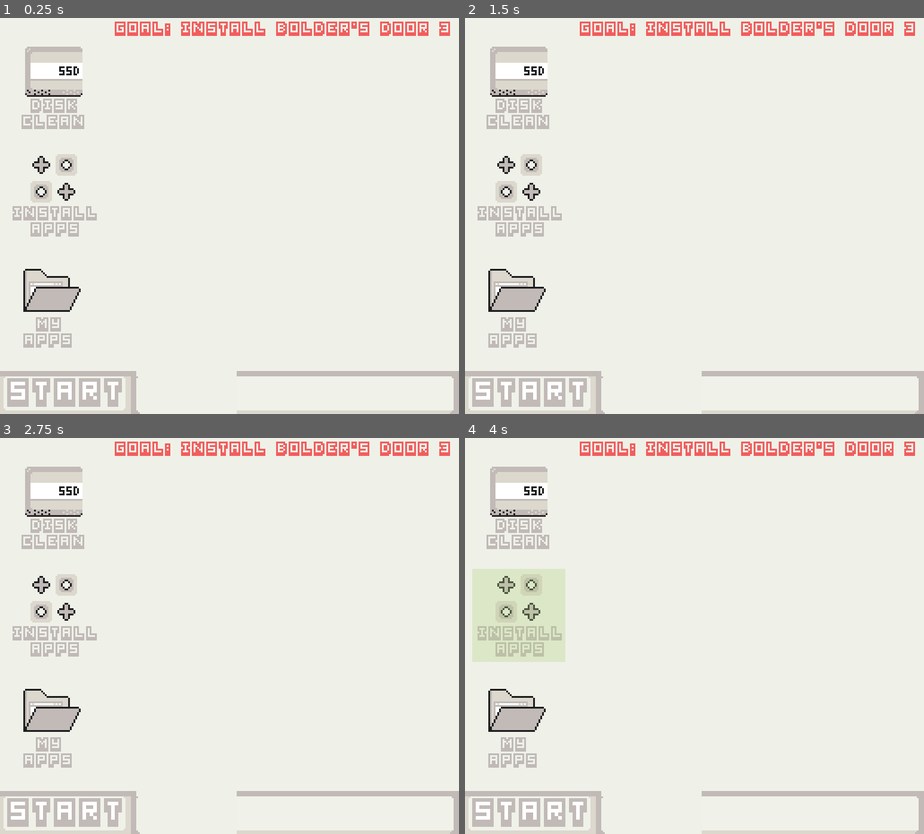
Above: before the commit, frames 1-4 (two rows, left to right).
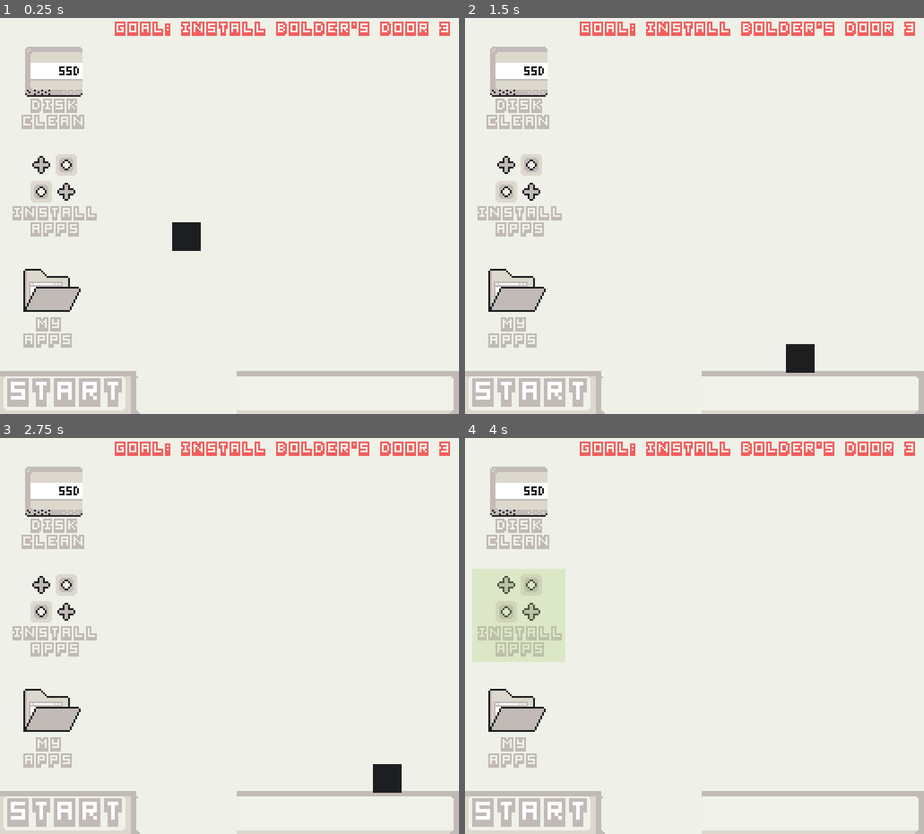
Above: after the commit, the same moments.

Repository: ConradoClark/solid-state-dive
Game: Godot game, scene res://scenes/computer_os/game_os.tscn
The game is run twice, just before and just after one commit, with the same random seed, the same clock (stepped at 60 frames per second) and the same inputs.
Inputs (mouse positions are in pixels of both pictures, inside the frame that each line leads up to):
- Up to frame 1 (0.25 s): no input
- Up to frame 2 (1.5 s): move the mouse to (520, 89) at 0.52 s; hold Right mouse button (jump) 0.53-1.28 s; hold D (right) from 0.53 s (still down); move the mouse to (520, 196) at 1.27 s; click (520, 196) at 1.35 s
- Up to frame 3 (2.75 s): right-click (55, 616) at 1.52 s; right-click (55, 616) at 1.55 s; right-click (55, 616) at 1.82 s; move the mouse to (50, 727) at 2.02 s; release D (right) at 2.03 s; hold A (left) from 2.03 s (still down); hold Right mouse button (jump) from 2.03 s (still down)
- Up to frame 4 (4 s): move the mouse to (671, 715) at 2.77 s; release A (left) at 2.78 s; release Right mouse button (jump) at 2.78 s; hold D (right) from 2.78 s (still down); click (671, 715) at 2.85 s; right-click (671, 715) at 3.02 s; right-click (671, 715) at 3.05 s; right-click (671, 715) at 3.32 s; move the mouse to (832, 695) at 3.52 s; hold Right mouse button (jump) from 3.53 s (still down)

The runs differ from the first frame. In frame 1, 0.5% of the frame differs, in the area x 37-44%, y 51-59%; in frame 2, 0.5%; in frame 3, 0.5%; in frame 4, nothing differs.

Commit message:
character movement

Diff:
--- a/project.godot
+++ b/project.godot
@@ -24,6 +24,7 @@
 window/size/window_height_override=448
 window/stretch/mode="viewport"
 window/stretch/aspect="expand"
+window/vsync/vsync_mode=0
 
 [input]
 
--- /dev/null
+++ b/scenes/characters/gravity_handler.gd
@@ -0,0 +1,12 @@
+extends Node
+
+class_name GravityHandler
+
+@export var body: CharacterBody2D
+var _gravityRef: Gravity
+
+func _ready():
+	_gravityRef = get_node_or_null("%Gravity") as Gravity
+
+func _physics_process(delta):
+	body.velocity.y += delta * (_gravityRef.getGravity() if _gravityRef else 0)
--- /dev/null
+++ b/scenes/characters/physics_handler.gd
@@ -0,0 +1,9 @@
+extends Node
+
+class_name PhysicsHandler
+
+@export var body: CharacterBody2D
+# Called when the node enters the scene tree for the first time.
+
+func _physics_process(delta):
+	body.move_and_slide()
--- /dev/null
+++ b/scenes/characters/player/player_jump.gd
@@ -0,0 +1,29 @@
+extends Node
+
+@export var body: CharacterBody2D
+@export var minJumpSpeed: float = 7000
+@export var jumpSpeed: float = 500
+@export var jumpHoldTimeSeconds: float = 0.2
+
+var _jump = false
+var _jumping = false
+var _holdingJump = false
+var _jumpTimer: SceneTreeTimer
+
+# Called every frame. 'delta' is the elapsed time since the previous frame.
+func _process(delta):
+	_holdingJump = Input.is_action_pressed("jump")
+	if Input.is_action_just_pressed("jump") && body.is_on_floor():
+		_jump = true
+		_jumpTimer = get_tree().create_timer(jumpHoldTimeSeconds)
+
+func _physics_process(delta):
+	if _jump:
+		_jump = false
+		_jumping = true
+		body.velocity.y = -minJumpSpeed * delta
+		return
+	if _jumping:
+		body.velocity.y -= jumpSpeed * delta
+		if !_holdingJump or _jumpTimer.time_left == 0:
+			_jumping = false
--- /dev/null
+++ b/scenes/characters/player/player_move.gd
@@ -0,0 +1,22 @@
+extends Node
+
+var _currentMovement: float = 0
+@export var body: CharacterBody2D
+@export var speed: float = 200
+@export var accel: float = 0.15
+@export var friction : float = 0.3
+@export var airFriction: float = 0.05
+@export var airControl: float = 0.05
+
+# Called every frame. 'delta' is the elapsed time since the previous frame.
+func _process(delta):
+	_currentMovement =  Input.get_action_strength("right") - Input.get_action_strength("left")
+
+func _physics_process(delta):
+	if _currentMovement != 0:
+		if (sign(_currentMovement) == sign(body.velocity.x)):
+			body.velocity.x = lerp(body.velocity.x, _currentMovement * speed,  accel)
+		else:
+			body.velocity.x = lerp(body.velocity.x, _currentMovement * speed,  accel if body.is_on_floor() else airControl)
+	else:
+		body.velocity.x = lerp(body.velocity.x, 0.0, friction if body.is_on_floor() else airFriction)
--- a/scenes/computer_os/game_os.tscn
+++ b/scenes/computer_os/game_os.tscn
@@ -1,5 +1,6 @@
-[gd_scene load_steps=13 format=3 uid="uid://dcfexniqjbx2l"]
-
+[gd_scene load_steps=21 format=3 uid="uid://d3myar4wu1e7i"]
+
+[ext_resource type="Script" path="res://scenes/core/gravity.gd" id="1_be1hv"]
 [ext_resource type="Texture2D" uid="uid://p5e40m3soh7a" path="res://sprites/computer_os/start_button.png" id="1_l82vu"]
 [ext_resource type="Script" path="res://scenes/computer_os/icon/selectable.gd" id="2_4jrvw"]
 [ext_resource type="Texture2D" uid="uid://btb1624f5ra4v" path="res://sprites/computer_os/install_apps_icon.png" id="3_5xc21"]
@@ -8,6 +9,11 @@
 [ext_resource type="Texture2D" uid="uid://cgqrbgpn6cj1l" path="res://sprites/computer_os/my_drive.png" id="4_0uwg8"]
 [ext_resource type="Texture2D" uid="uid://stnv5ih4ckk6" path="res://sprites/computer_os/space_manager_icon.png" id="4_qte2b"]
 [ext_resource type="FontFile" uid="uid://cd8aa8857wijn" path="res://fonts/pixel-bit-advanced.ttf" id="5_hkv4r"]
+[ext_resource type="Texture2D" uid="uid://b0c6ri6krmbkx" path="res://sprites/characters/main_character.png" id="9_bm72g"]
+[ext_resource type="Script" path="res://scenes/characters/gravity_handler.gd" id="10_02adk"]
+[ext_resource type="Script" path="res://scenes/characters/player/player_move.gd" id="10_isjw8"]
+[ext_resource type="Script" path="res://scenes/characters/player/player_jump.gd" id="11_tcb8l"]
+[ext_resource type="Script" path="res://scenes/characters/physics_handler.gd" id="12_sn47g"]
 
 [sub_resource type="LabelSettings" id="LabelSettings_bgixu"]
 line_spacing = -2.0
@@ -25,6 +31,9 @@
 [sub_resource type="RectangleShape2D" id="RectangleShape2D_q1smy"]
 size = Vector2(52, 52)
 
+[sub_resource type="RectangleShape2D" id="RectangleShape2D_8di0w"]
+size = Vector2(320, 24)
+
 [sub_resource type="LabelSettings" id="LabelSettings_rjc7i"]
 line_spacing = -2.0
 font = ExtResource("5_hkv4r")
@@ -35,8 +44,16 @@
 shadow_color = Color(0.113725, 0.117647, 0.121569, 0)
 shadow_offset = Vector2(0, 1)
 
+[sub_resource type="CapsuleShape2D" id="CapsuleShape2D_rgfot"]
+radius = 4.0
+height = 14.0
+
 [node name="Root" type="Node2D"]
 texture_filter = 1
+
+[node name="Gravity" type="Node" parent="."]
+unique_name_in_owner = true
+script = ExtResource("1_be1hv")
 
 [node name="BG" type="ColorRect" parent="."]
 z_index = -10
@@ -46,6 +63,7 @@
 
 [node name="Camera2D" type="Camera2D" parent="."]
 position = Vector2(128, 112)
+process_callback = 0
 
 [node name="Desktop" type="Node2D" parent="."]
 
@@ -189,6 +207,12 @@
 position = Vector2(252, 12)
 texture = ExtResource("3_eyntv")
 
+[node name="StartBarCollider" type="StaticBody2D" parent="Desktop/StartBar"]
+
+[node name="CollisionShape2D" type="CollisionShape2D" parent="Desktop/StartBar/StartBarCollider"]
+position = Vector2(128, 12)
+shape = SubResource("RectangleShape2D_8di0w")
+
 [node name="Label2" type="Label" parent="Desktop"]
 anchors_preset = 15
 anchor_right = 1.0
@@ -202,3 +226,31 @@
 label_settings = SubResource("LabelSettings_rjc7i")
 horizontal_alignment = 2
 vertical_alignment = 1
+
+[node name="Player" type="CharacterBody2D" parent="Desktop"]
+position = Vector2(104, 112)
+
+[node name="Abilities" type="Node2D" parent="Desktop/Player"]
+
+[node name="Move" type="Node2D" parent="Desktop/Player/Abilities" node_paths=PackedStringArray("body")]
+script = ExtResource("10_isjw8")
+body = NodePath("../..")
+speed = 100.0
+
+[node name="Jump" type="Node2D" parent="Desktop/Player/Abilities" node_paths=PackedStringArray("body")]
+script = ExtResource("11_tcb8l")
+body = NodePath("../..")
+
+[node name="CollisionShape2D" type="CollisionShape2D" parent="Desktop/Player"]
+shape = SubResource("CapsuleShape2D_rgfot")
+
+[node name="Sprite2D" type="Sprite2D" parent="Desktop/Player"]
+texture = ExtResource("9_bm72g")
+
+[node name="GravityHandler" type="Node" parent="Desktop/Player" node_paths=PackedStringArray("body")]
+script = ExtResource("10_02adk")
+body = NodePath("..")
+
+[node name="PhysicsHandler" type="Node" parent="Desktop/Player" node_paths=PackedStringArray("body")]
+script = ExtResource("12_sn47g")
+body = NodePath("..")
--- /dev/null
+++ b/scenes/core/gravity.gd
@@ -0,0 +1,9 @@
+extends Node
+
+class_name Gravity
+
+@export var gravity = 400
+var _isActive = true
+
+func getGravity():
+	return gravity if _isActive else 0
Binary file added: sprites/characters/main_character.aseprite
Binary file added: sprites/characters/main_character.png
Not shown, added: sprites/characters/main_character.png.import
